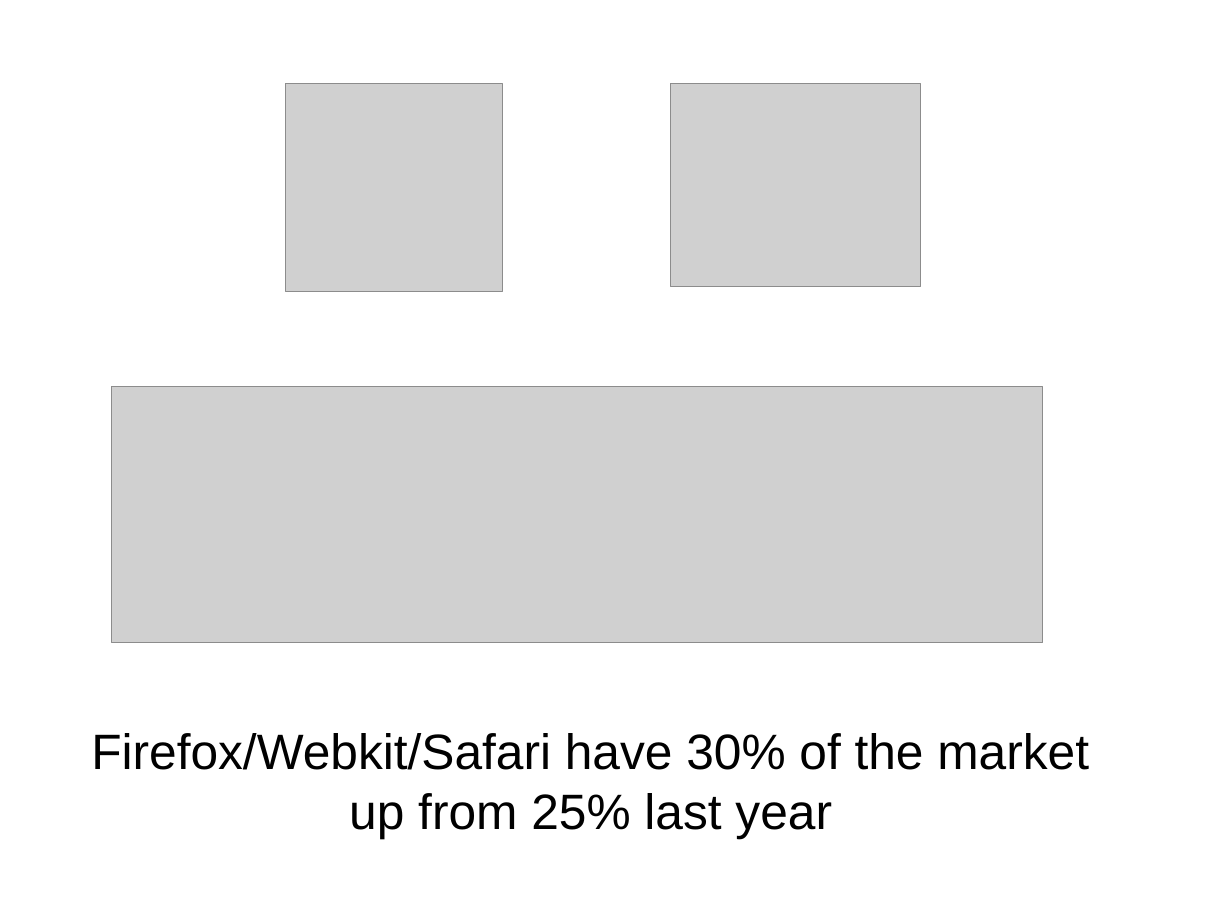
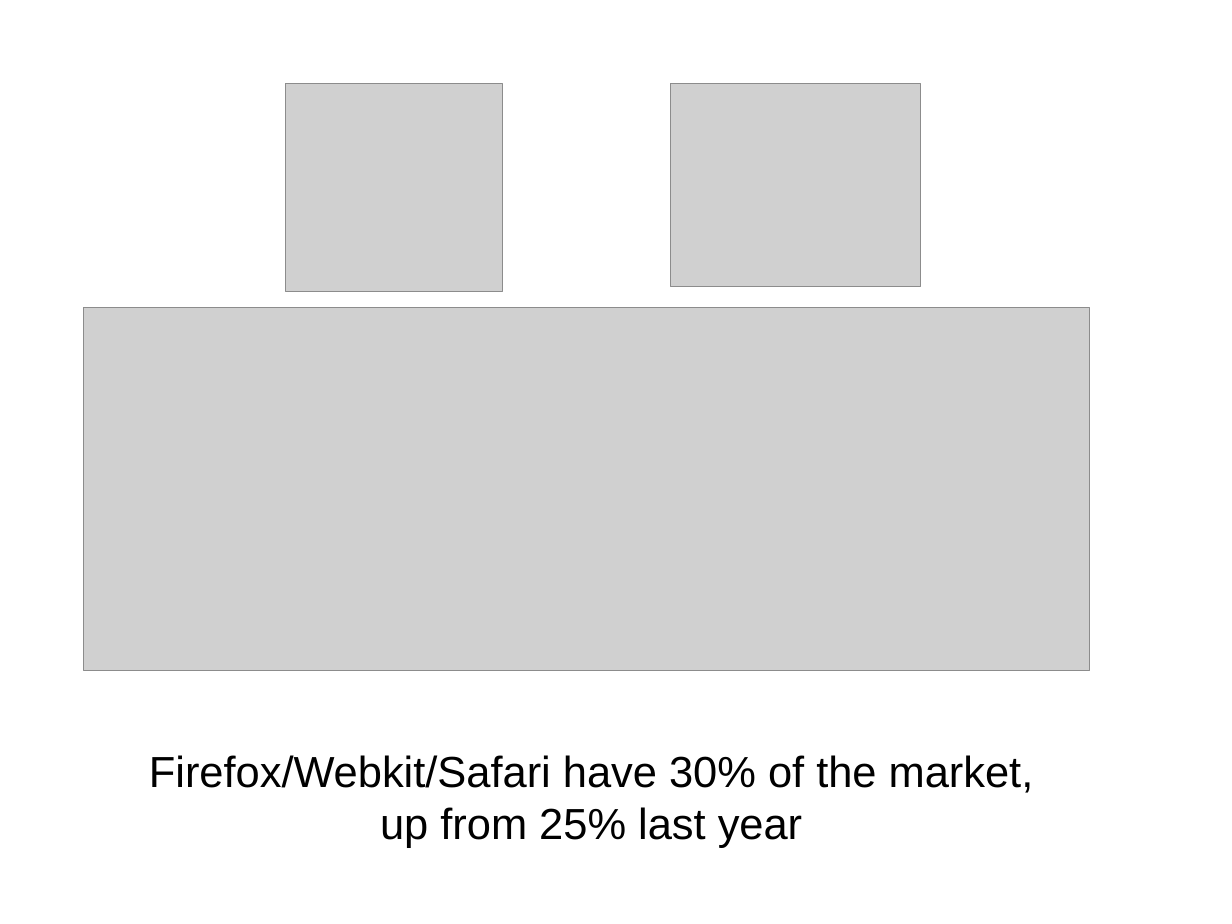
Before and after one commit to imaemo/winezeug, a slide deck: slide 8 of cebit2009/talk.odp. Drawn at 1232x924 pixels with LibreOffice and Linux fonts; fonts in the diff are those of the drawing; grey boxes stand for pictures. Boxes give left, top, right and bottom in pixels: in the first picture for what was removed or moved away, otherwise in the second. Text is boxed around its words. In the diff, an @@ line names an element or a change of style, - is before the commit and + after.

```diff
--- a/cebit2009/talk.odp
+++ b/cebit2009/talk.odp
@@ picture: place and size @@
-picture at (112,387,1043,643)
+picture at (84,307,1090,671)
@@ title at (149,755,1034,848): text changed; size 32 to 28 pt @@
-Firefox/Webkit/Safari have 30% of the market
-up from 25% last year
+Firefox/Webkit/Safari have 30% of the market,
+up from 25% last year
```
Also in this commit, not shown: 3 other slides changed, 2 slides added, 1 slide removed, 3 other files.
